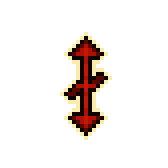
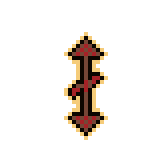
Two versions of the same layered image (168px x 168px). Layer-by-layer changes:
painted on "border" over [60, 32, 112, 140]
painted on "pointer" over [68, 40, 104, 132]
